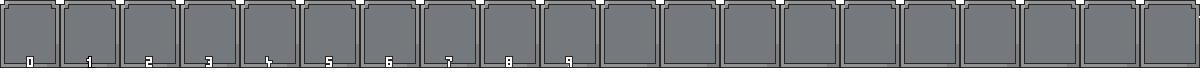
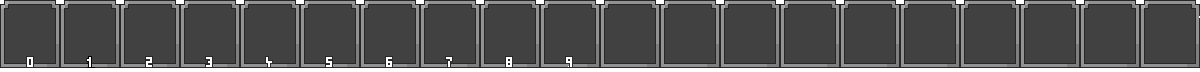
Before/after of a w=1200, h=72 layered artwork. What changed in the layer stack:
added layer "Pasted Layer #1" (79%) above "Pasted Layer" over [5,5,1195,63]
painted on "Pasted Layer" over [5,5,1195,63]
